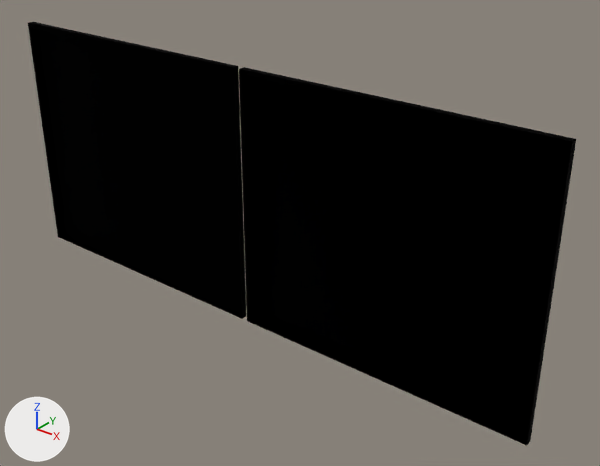
What one commit did to the glTF model Nebbiolo/Sliding_Doors/nebbiolo_sliding_door_front_600_350.glb.
Camera for both pictures: a camera (50 mm lens) standing at (4.78, -7.35, 4.32) and looking at (0.49, -1.99, 0.99). Lighting does not change. The marker at lower left points along +X, +Y and +Z. The picture after the commit comes second. Where no turn or scale is listed for an object, it has been applied to the vertices. Vertices at exactly the same position are counted once.

In view in the first picture: 'sliding_door_front_600_350'.
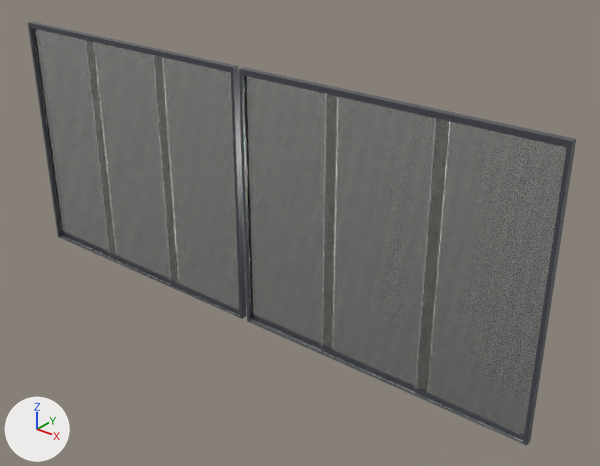
Boxes (x1, y1, x2, y2) around the edits, measured in the pictures (600 x 466 px):
'sliding_door_front_600_350', recoloured, surface changed (black to grey): (28, 22, 576, 446) in both
part 1 of me_sliding_door_front_600_350, recoloured: (33, 30, 522, 441) in both
part 2 of me_sliding_door_front_600_350, recoloured (black to grey): (33, 29, 566, 435) in both
part 3 of me_sliding_door_front_600_350, recoloured: (28, 22, 576, 446) in both

Patch to the scene script:
```diff
--- a/Nebbiolo/Sliding_Doors/nebbiolo_sliding_door_front_600_350.glb.py
+++ b/Nebbiolo/Sliding_Doors/nebbiolo_sliding_door_front_600_350.glb.py
@@ img_glass_clearbasecolortexture_jpeg @@
+img_glass_clearbasecolortexture_jpeg = load_image('glass_clearbasecolortexture.jpeg', '_unpacked/glass_clearbasecolortexture.jpeg', 500, 500, 'sRGB')
@@ img_ral_7024basecolortexture_jpeg @@
+img_ral_7024basecolortexture_jpeg = load_image('ral_7024basecolortexture.jpeg', '_unpacked/ral_7024basecolortexture.jpeg', 500, 500, 'sRGB')
@@ mat_aluminium @@
+mat_aluminium = principled_material('aluminium')
+mat_aluminium.base_color = (1.0, 1.0, 1.0)  # white #ffffff
+mat_aluminium.metallic = 1.0
+mat_aluminium.roughness = 0.3
@@ mat_glass_clear @@
+mat_glass_clear = bpy.data.materials.new('glass_clear')
+# uses the picture img_glass_clearbasecolortexture_jpeg
@@ mat_ral_7024 @@
+mat_ral_7024 = principled_material('ral_7024')
+mat_ral_7024.texture = img_ral_7024basecolortexture_jpeg
+mat_ral_7024.roughness = 0.2
@@ me_sliding_door_front_600_350 @@
 me_sliding_door_front_600_350.from_pydata(...)  # 3656 vertices, 7112 faces; spans x 1.49..7.4, y -0.13..-0.07, z -0.02..2.48
 # used by ob_sliding_door_front_600_350; location = (-4.444, -2.119, 0.023)
+# me_sliding_door_front_600_350 part 1: all 1232 faces that had it switch from mat_fallback_material (black #000000) to mat_aluminium (white #ffffff)
+# me_sliding_door_front_600_350 part 2: all 72 faces that had it switch from mat_fallback_material_001 (black #000000) to mat_glass_clear
+# me_sliding_door_front_600_350 part 3: all 5808 faces that had it switch from mat_fallback_material_002 (black #000000) to mat_ral_7024 (picture img_ral_7024basecolortexture_jpeg)
+# me_sliding_door_front_600_350 part 4: texture (UV) coordinates changed
```
